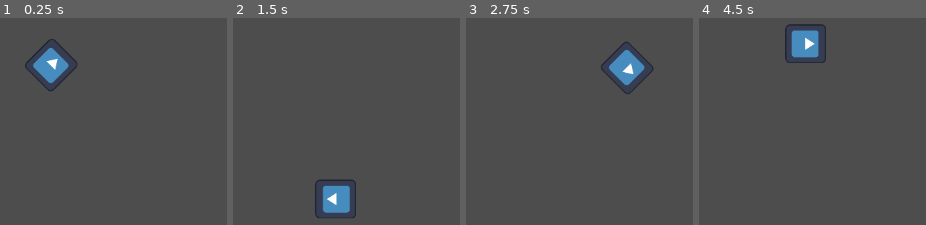
Above: before the commit, frames 1-4 (left to right).
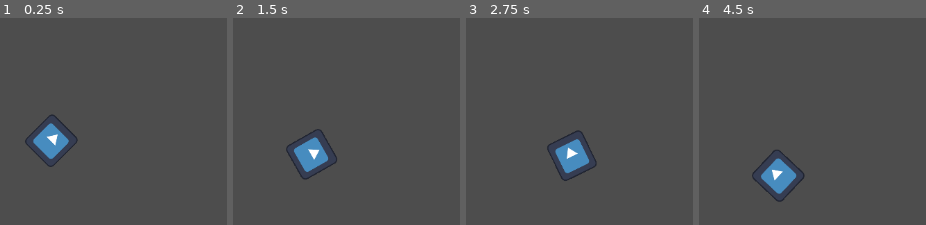
Above: after the commit, the same moments.

Repository: AndrewMilburn/GD_Scripting
Game: Godot game, scene res://sprite_2d.tscn
Same seed, same stepped clock (60 frames per second), same inputs: the game is played once before the commit and once after it. The engine's default icon, where the game draws it, is replaced by a stand-in: a white triangle on a blue panel in a dark square.
Inputs:
- Up to frame 1 (0.25 s): no input
- Up to frame 2 (1.5 s): hold Right (ui_right) 0.53-1.28 s; hold Down (ui_down) from 1.28 s (still down)
- Up to frame 3 (2.75 s): release Down (ui_down) at 2.03 s; hold Right (ui_right) from 2.03 s (still down)
- Up to frame 4 (4.5 s): release Right (ui_right) at 2.78 s; hold Up (ui_up) 2.78-3.53 s; hold Left (ui_left) from 3.53 s (still down)

The runs differ from the first frame. In frame 1, 4.2% of the frame differs, in the area x 11-35%, y 10-72%; in frame 2, 4.1%; in frame 3, 4.1%; in frame 4, 4.4%, in the area x 23-56%, y 2-89%.

Commit message:
Video Finished

Diff:
--- a/Scripts/rotating.gd
+++ b/Scripts/rotating.gd
@@ -1,11 +1,21 @@
 extends Sprite2D
 
-var speed = 400
+var speed = 200
 var rotation_speed = PI
 var velocity: Vector2 = Vector2(0,0)
 
 func _process(delta: float) -> void:
 
+	if Input.is_action_pressed("ui_right"):
+		rotation_speed += 0.1
+	elif Input.is_action_pressed("ui_left"):
+		rotation_speed -= 0.1
+
+	if Input.is_action_pressed("ui_up"):
+		speed += 10
+	elif Input.is_action_pressed("ui_down"):
+		speed -= 10
+
 	rotation += rotation_speed * delta
 	velocity = Vector2.UP.rotated(rotation) * speed
 	position += velocity * delta
--- a/project.godot
+++ b/project.godot
@@ -19,6 +19,41 @@
 
 window/stretch/scale=0.88
 
+[input]
+
+ui_left={
+"deadzone": 0.5,
+"events": [Object(InputEventKey,"resource_local_to_scene":false,"resource_name":"","device":0,"window_id":0,"alt_pressed":false,"shift_pressed":false,"ctrl_pressed":false,"meta_pressed":false,"pressed":false,"keycode":4194319,"physical_keycode":0,"key_label":0,"unicode":0,"echo":false,"script":null)
+, Object(InputEventJoypadButton,"resource_local_to_scene":false,"resource_name":"","device":0,"button_index":13,"pressure":0.0,"pressed":false,"script":null)
+, Object(InputEventJoypadMotion,"resource_local_to_scene":false,"resource_name":"","device":0,"axis":0,"axis_value":-1.0,"script":null)
+, Object(InputEventKey,"resource_local_to_scene":false,"resource_name":"","device":0,"window_id":0,"alt_pressed":false,"shift_pressed":false,"ctrl_pressed":false,"meta_pressed":false,"pressed":false,"keycode":0,"physical_keycode":65,"key_label":0,"unicode":0,"echo":false,"script":null)
+]
+}
+ui_right={
+"deadzone": 0.5,
+"events": [Object(InputEventKey,"resource_local_to_scene":false,"resource_name":"","device":0,"window_id":0,"alt_pressed":false,"shift_pressed":false,"ctrl_pressed":false,"meta_pressed":false,"pressed":false,"keycode":4194321,"physical_keycode":0,"key_label":0,"unicode":0,"echo":false,"script":null)
+, Object(InputEventJoypadButton,"resource_local_to_scene":false,"resource_name":"","device":0,"button_index":14,"pressure":0.0,"pressed":false,"script":null)
+, Object(InputEventJoypadMotion,"resource_local_to_scene":false,"resource_name":"","device":0,"axis":0,"axis_value":1.0,"script":null)
+, Object(InputEventKey,"resource_local_to_scene":false,"resource_name":"","device":0,"window_id":0,"alt_pressed":false,"shift_pressed":false,"ctrl_pressed":false,"meta_pressed":false,"pressed":false,"keycode":0,"physical_keycode":68,"key_label":0,"unicode":0,"echo":false,"script":null)
+]
+}
+ui_up={
+"deadzone": 0.5,
+"events": [Object(InputEventKey,"resource_local_to_scene":false,"resource_name":"","device":0,"window_id":0,"alt_pressed":false,"shift_pressed":false,"ctrl_pressed":false,"meta_pressed":false,"pressed":false,"keycode":4194320,"physical_keycode":0,"key_label":0,"unicode":0,"echo":false,"script":null)
+, Object(InputEventJoypadButton,"resource_local_to_scene":false,"resource_name":"","device":0,"button_index":11,"pressure":0.0,"pressed":false,"script":null)
+, Object(InputEventJoypadMotion,"resource_local_to_scene":false,"resource_name":"","device":0,"axis":1,"axis_value":-1.0,"script":null)
+, Object(InputEventKey,"resource_local_to_scene":false,"resource_name":"","device":0,"window_id":0,"alt_pressed":false,"shift_pressed":false,"ctrl_pressed":false,"meta_pressed":false,"pressed":false,"keycode":0,"physical_keycode":87,"key_label":0,"unicode":0,"echo":false,"script":null)
+]
+}
+ui_down={
+"deadzone": 0.5,
+"events": [Object(InputEventKey,"resource_local_to_scene":false,"resource_name":"","device":0,"window_id":0,"alt_pressed":false,"shift_pressed":false,"ctrl_pressed":false,"meta_pressed":false,"pressed":false,"keycode":4194322,"physical_keycode":0,"key_label":0,"unicode":0,"echo":false,"script":null)
+, Object(InputEventJoypadButton,"resource_local_to_scene":false,"resource_name":"","device":0,"button_index":12,"pressure":0.0,"pressed":false,"script":null)
+, Object(InputEventJoypadMotion,"resource_local_to_scene":false,"resource_name":"","device":0,"axis":1,"axis_value":1.0,"script":null)
+, Object(InputEventKey,"resource_local_to_scene":false,"resource_name":"","device":0,"window_id":0,"alt_pressed":false,"shift_pressed":false,"ctrl_pressed":false,"meta_pressed":false,"pressed":false,"keycode":0,"physical_keycode":83,"key_label":0,"unicode":0,"echo":false,"script":null)
+]
+}
+
 [rendering]
 
 renderer/rendering_method="mobile"
--- a/sprite_2d.tscn
+++ b/sprite_2d.tscn
@@ -4,7 +4,7 @@
 [ext_resource type="Script" path="res://Scripts/rotating.gd" id="1_u0or5"]
 
 [node name="Sprite2D" type="Sprite2D"]
-position = Vector2(585, 269.5)
+position = Vector2(605, 349)
 scale = Vector2(0.5, 0.523438)
 texture = ExtResource("1_rkmrs")
 script = ExtResource("1_u0or5")
Not shown, removed: Videos/Basic Rotation.mp4
Not shown, removed: Videos/Edit N0 3.mp4
Not shown, removed: Videos/movement.mp4
